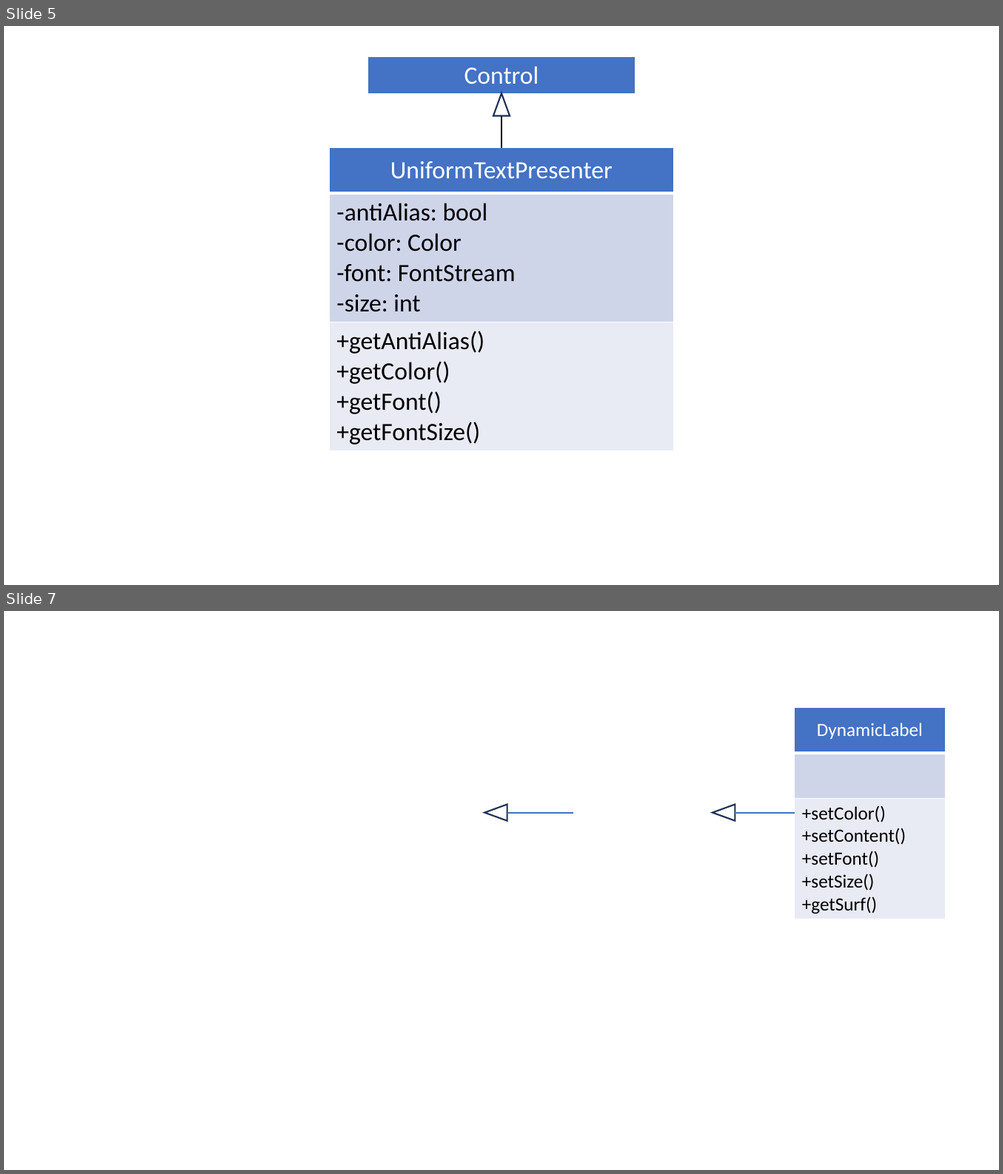
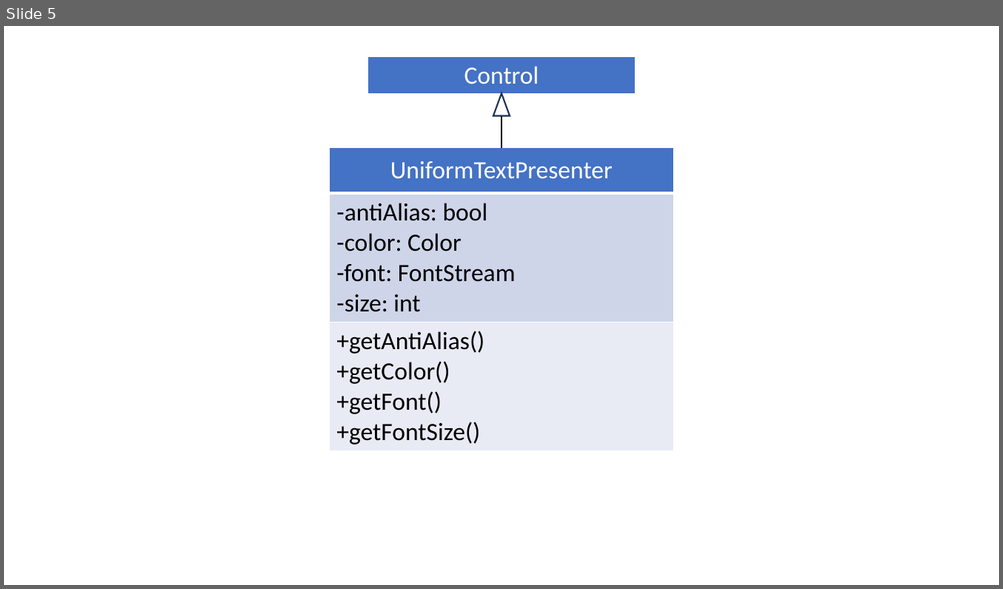
Before and after one commit to wertolf/vocabulary-builder, a slide deck: documentation/diagrams.pptx. Shown one above the other, each under a label of ours: slides 5 and 7 before the commit, slide 5 after it; the slides between them are not shown. The pictures are 1003x1174 and 1003x589 pixels, drawn with LibreOffice and Linux fonts; fonts in the diff are those of the drawing. Boxes give left, top, right and bottom in pixels: in the first picture for what was removed or moved away, otherwise in the second. Text is boxed around its words. In the diff, an @@ line names an element or a change of style, - is before the commit and + after.

```diff
--- a/documentation/diagrams.pptx
+++ b/documentation/diagrams.pptx
@@ slide 7 removed at <box>4,611,999,1170</box>, background #FFFFFF @@
@@ table removed at <box>794,708,945,918</box>, 3 rows, 1 columns @@
-DynamicLabel
-
-+setColor() / +setContent() / +setFont() / +setSize() / +getSurf()
@@ triangle removed at <box>484,804,507,820</box> @@
@@ triangle removed at <box>712,804,734,820</box> @@
@@ line removed from (507, 812) to (573, 812) @@
@@ line removed from (735, 812) to (794, 812) @@
```
Also in this commit, not shown: 1 slide changed, 2 slides added, 9 other files.
